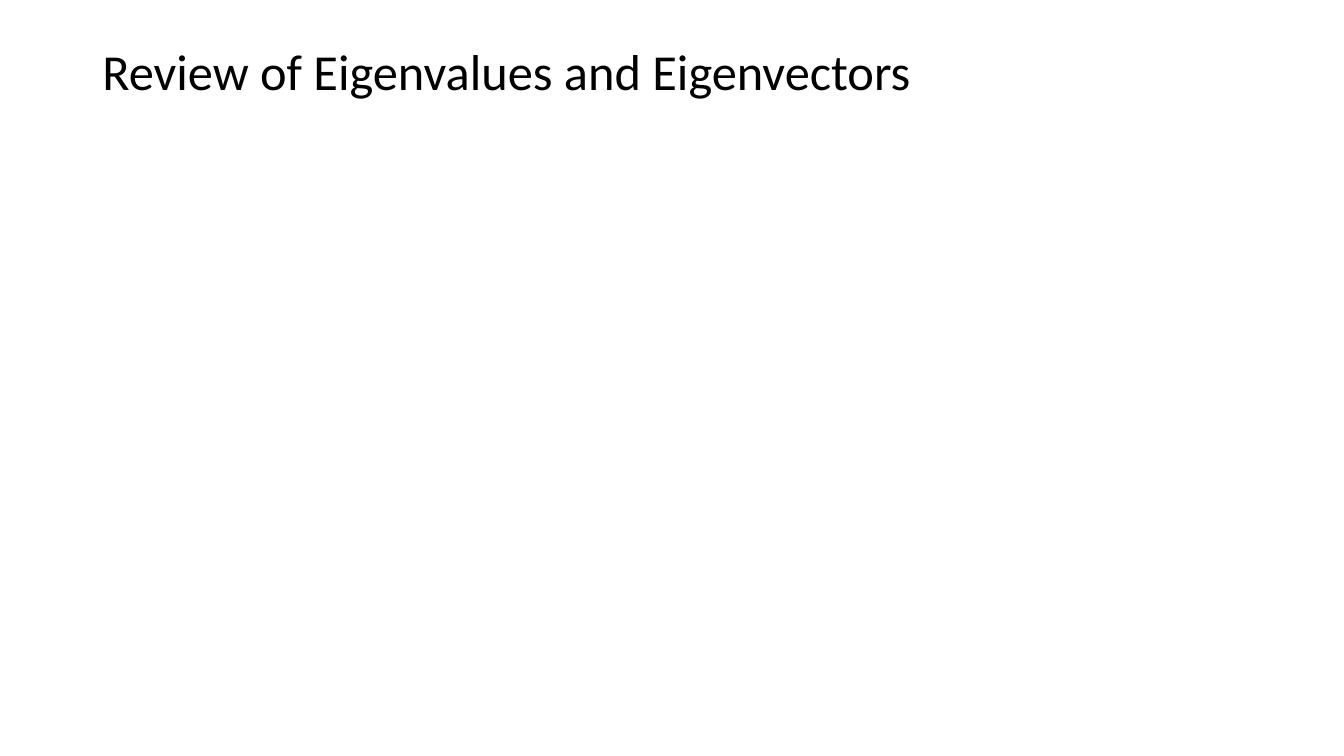
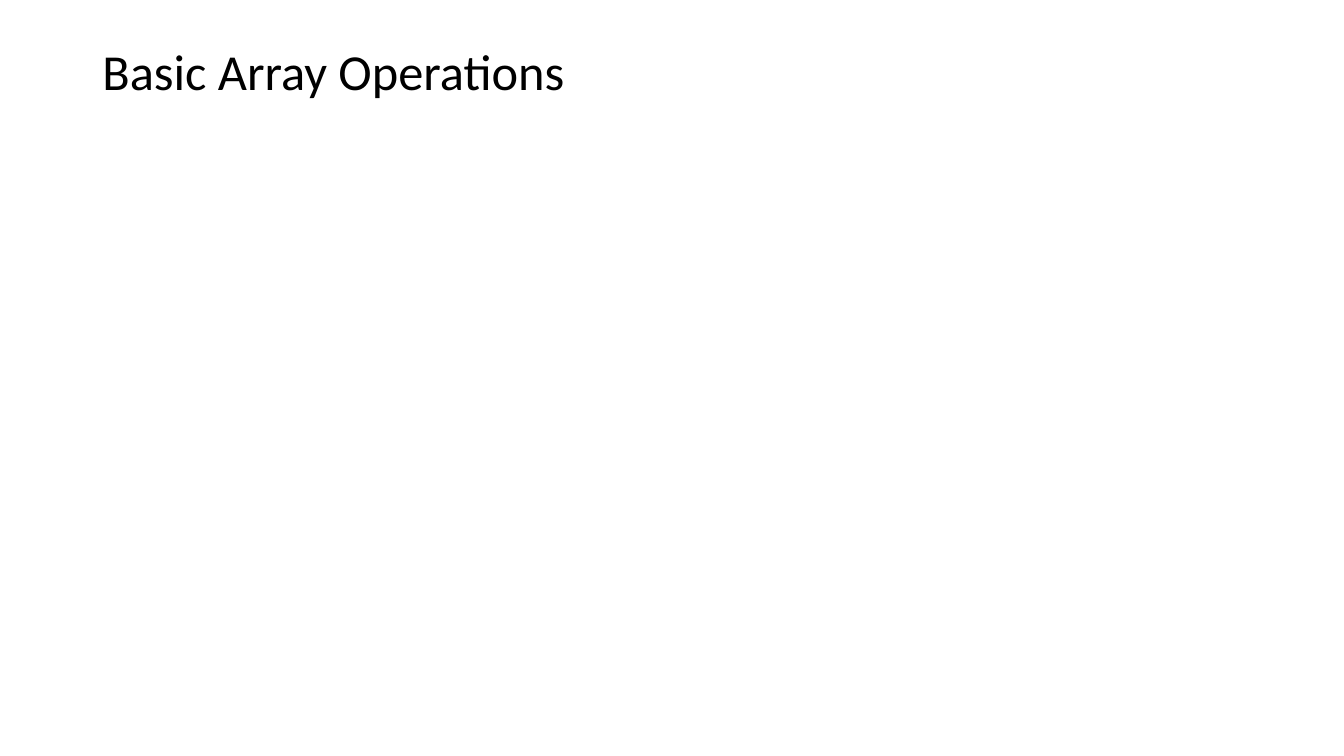
Before and after one commit to StephenElston/CSCI-E-83, a slide deck: slide 7 of SupplementaryMaterials/ReviewOfLinearAlgebra.pptx. Drawn at 1344x756 pixels with LibreOffice and Linux fonts; fonts in the diff are those of the drawing; grey boxes stand for pictures. Boxes give left, top, right and bottom in pixels: in the first picture for what was removed or moved away, otherwise in the second. Text is boxed around its words. In the diff, an @@ line names an element or a change of style, - is before the commit and + after.

```diff
--- a/SupplementaryMaterials/ReviewOfLinearAlgebra.pptx
+++ b/SupplementaryMaterials/ReviewOfLinearAlgebra.pptx
@@ title at [102, 55, 564, 98]: text changed @@
-Review of Eigenvalues and Eigenvectors
+Basic Array Operations
```
Also in this commit, not shown: 11 other slides changed.
